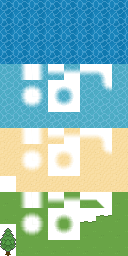
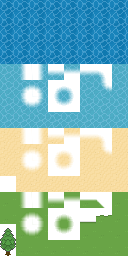
Comparing the layer stacks of the two 128px x 256px images. Changes:
moved "Layer 3" out of group "grass", painted on it over (80, 221, 96, 224)
